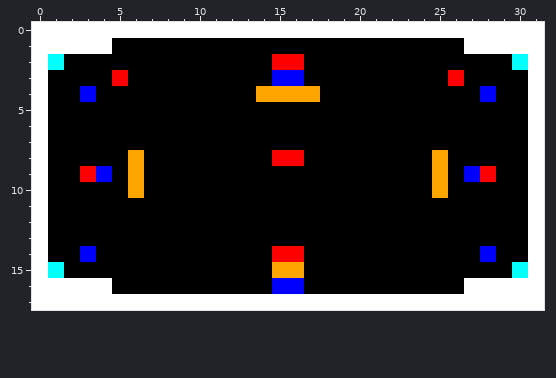
Pixel-art sprite -- GlobalGameJam2014/GlobalGameJam2014Content/Levels/level12.png. The first picture shows the starting point.
The file is 32x18 pixels.
Once edited:
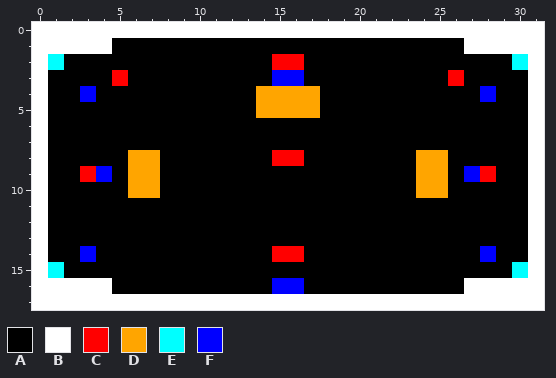
Palette (. is transparent): A #000000  B #ffffff  C #ff0000  D #ffa500  E #00ffff  F #0000ff
From old to new:
Changed rows in their new state; - is an unchanged pixel.
first column x 7:
 5 -------DDDD-------
 8 D----------------D
 9 D----------------D
10 D----------------D
first column x 15:
15 AA
Changed places in both pictures, as pixel boxes (x1, y1, x2, y2):
changed: (256, 102, 320, 118)
changed: (144, 150, 160, 198)
changed: (416, 150, 432, 198)
changed: (272, 262, 304, 278)
